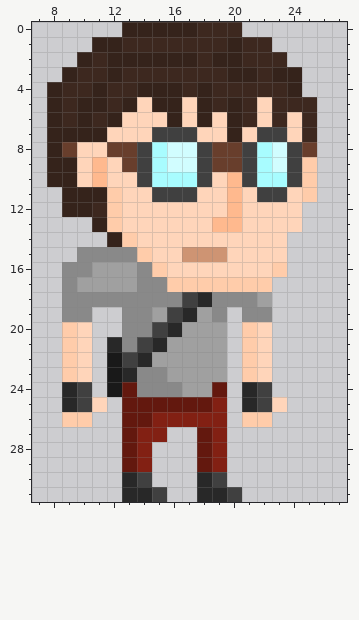
One commit to this pixel-art sprite: src/main/resources/icon.png. The first picture shows the starting point.
The file is 32x32 pixels. Shown: x 7..27, y 0..31.
The same view after the edit:
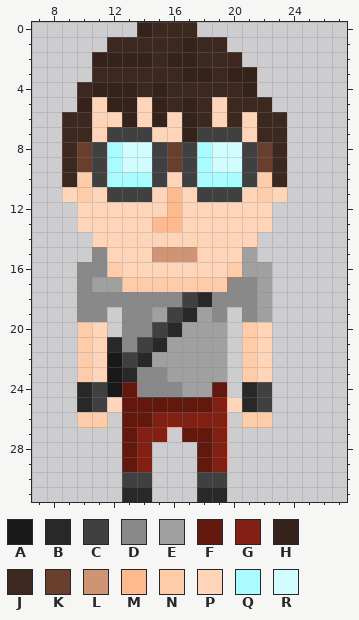
Palette (. is transparent): A #191919  B #282828  C #404040  D #898989  E #a0a0a0  F #63180e  G #822013  H #35231b  J #3d281f  K #683e2c  L #ce9473  M #ffb98e  N #ffccaa  P #ffd5ba  Q #a8fcff  R #d1fdff
The edit:
Changed rows in their new state; - is an unchanged pixel.
first column x 8:
 0 -----.-JJJ...-----
 1 ---.J----H--...---
 2 --.H---J---JJ...--
 3 -..-J----HH---...-
 4 ..--HHJ-J-J--H...-
 5 ..-PH---JHJPJ-J...
 6 .-JPPH-HPHJ-JPJ-..
 7 .JJPCCCPPHCCC-JJ..
 8 .JKCQRRCKCQRR-KJ..
 9 .JKCQRRCKCQRR-KJ..
10 .JNCQQQCPCQQQ-NJ..
11 -PNPCCCPMPCCC-NP..
12 -.PPP---M---P--..-
13 --PPP--MM--PP--..-
14 ---PPP--------..--
15 --.-PPPLL-PP-E..--
16 -.-DNPPP----NEE.--
17 -.D--NNN----DDE---
18 -.----------------
19 -.-D----------E---
20 -.NP--------------
21 -.NP--------------
22 -.NP--------------
23 -.NP--------------
24 -.BC--------------
25 -.BCP-------P--.--
26 -.-N--------------
27 ---------F--------
30 -----C----C-------
31 -------.----.-----
Where, in picture pixels (left, top, right, bottom), the same in both pictures:
changed: (47, 22, 317, 502)
